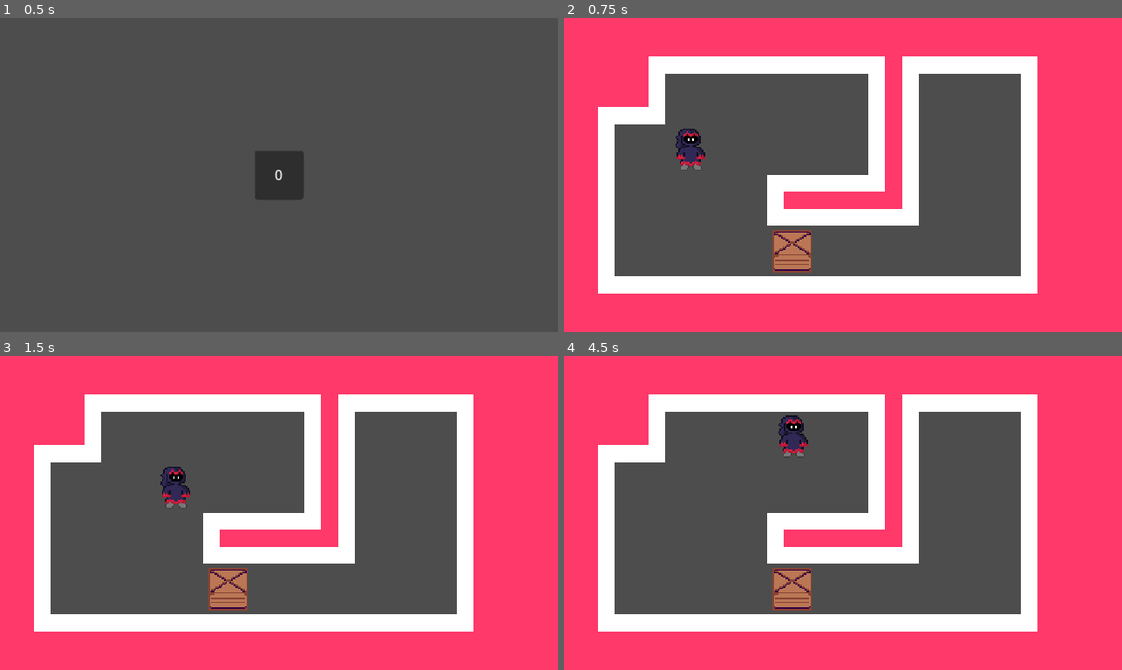
Above: before the commit, frames 1-4 (two rows, left to right).
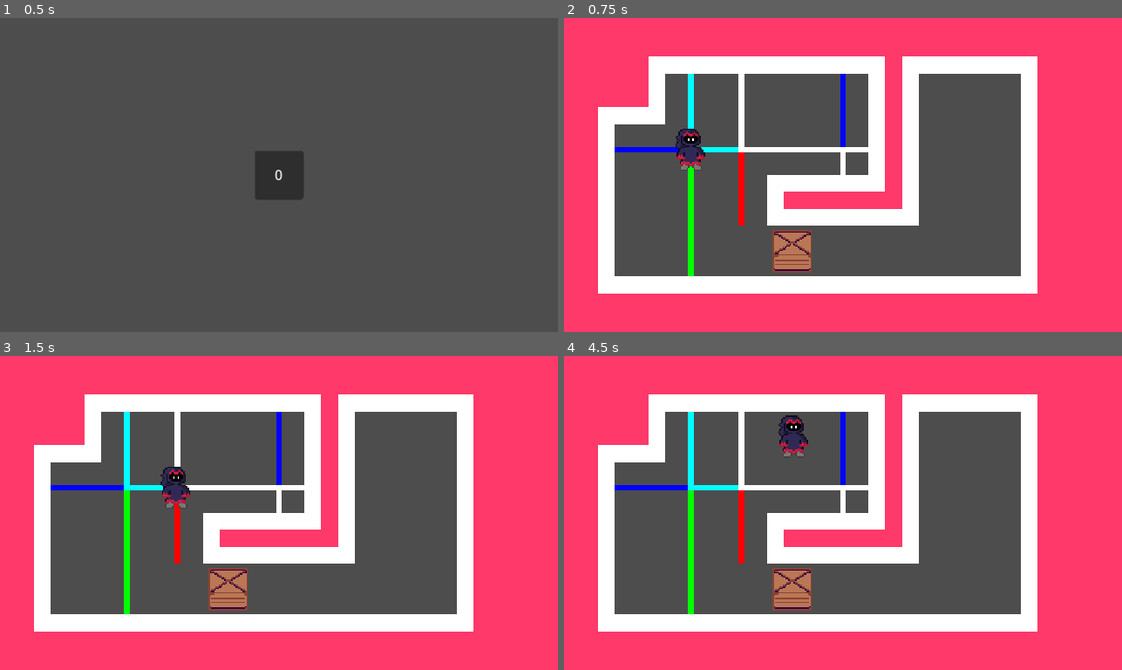
Above: after the commit, the same moments.

Repository: danielday-dev/PirateJam15
Game: Godot game, scene res://Scenes/LevelSelect.tscn
Two runs of this game, one before a commit and one after it. Both use one fixed random seed, a clock stepped at 60 frames per second and the inputs below.
Inputs:
- Up to frame 1 (0.5 s): no input
- Up to frame 2 (0.75 s): click "0" at 0.5 s
- Up to frame 3 (1.5 s): tap Enter at 1.25 s; hold D (player_movement_right) from 1.28 s (still down)
- Up to frame 4 (4.5 s): release D (player_movement_right) at 2.03 s; hold S (player_movement_down) 2.03-2.78 s; tap Space at 2.75, 4.25 s; hold D (player_movement_right) 2.78-3.53 s; tap Enter at 3.5 s; hold W (player_movement_up) 3.53-4.28 s; hold A (player_movement_left) from 4.28 s (still down)

Frame 1 is identical in both runs. In frame 2, 2.1% of the frame differs, in the area x 9-55%, y 17-83%; in frame 3, 2.0%; in frame 4, 2.2%.

Commit message:
Simple example lighting added.

Diff:
--- a/Assets/Levels/LevelBase.tscn
+++ b/Assets/Levels/LevelBase.tscn
@@ -1,9 +1,10 @@
-[gd_scene load_steps=6 format=3 uid="uid://ceox7v6p25unb"]
+[gd_scene load_steps=7 format=3 uid="uid://ceox7v6p25unb"]
 
 [ext_resource type="TileSet" uid="uid://c1tgrgs3ys4wn" path="res://Assets/Levels/Tilesets/Walls.tres" id="1_7reon"]
 [ext_resource type="Script" path="res://Assets/Levels/Level.gd" id="1_rok26"]
 [ext_resource type="TileSet" uid="uid://bk1b8h00etn7q" path="res://Assets/Levels/Tilesets/Entities.tres" id="2_6agm3"]
 [ext_resource type="Script" path="res://Assets/Levels/ObjectProcess.gd" id="2_na5lr"]
+[ext_resource type="Script" path="res://Assets/Levels/Lighting.gd" id="5_d8cb2"]
 
 [sub_resource type="Curve" id="Curve_214x6"]
 _data = [Vector2(0, 0), 0.0, 0.0, 0, 0, Vector2(0.554585, 0.241758), 0.0, 0.0, 0, 0, Vector2(1, 1), 5.17277, 0.0, 0, 0]
@@ -18,6 +19,9 @@
 script = ExtResource("2_na5lr")
 animationLerp = SubResource("Curve_214x6")
 
+[node name="Lighting" type="Node2D" parent="Objects"]
+script = ExtResource("5_d8cb2")
+
 [node name="Animation" type="TileMap" parent="Objects"]
 tile_set = ExtResource("2_6agm3")
 format = 2
--- /dev/null
+++ b/Assets/Levels/Lighting.gd
@@ -0,0 +1,198 @@
+extends Node2D
+class_name Lighting;
+
+const tileScale : float = 36.0;
+
+enum Direction {
+	Direction_Up,
+	Direction_Right,
+	Direction_Down,
+	Direction_Left,
+};
+func flipDirection(direction : Direction) -> Direction:
+	return (direction + 2) % 4;
+
+class Emitter:
+	var position : Vector2i;
+	var color : int;
+	var direction : Direction;
+	func _init(_position : Vector2i, _color : int, _direction : Direction):
+		position = _position;
+		color = _color;
+		direction = _direction;
+var emitters : Array[Emitter] = [];
+
+func checkIfWall(pos : Vector2i) -> bool:
+	return get_parent().checkIfWall(pos);
+
+enum LightingValue {
+	Red = 1 << 0,
+	Green = 1 << 1,
+	Blue = 1 << 2,
+};
+func getLightingColor(lighting : int) -> Color:
+	var color : Color = Color.BLACK;
+	if (lighting & LightingValue.Red): color.r = 1.0;
+	if (lighting & LightingValue.Green): color.g = 1.0;
+	if (lighting & LightingValue.Blue): color.b = 1.0;
+	return color;
+
+class LightingInformation:
+	var isInput : bool;
+	var color : int;
+	var direction : Direction;
+	func _init(_direction : Direction):
+		isInput = false;
+		color = 0;
+		direction = _direction;
+
+var lightingData : Dictionary = {};
+func updateLighting():
+	lightingData.clear();
+
+	for emitter in emitters:
+		var pos : Vector2i = emitter.position;
+
+		var color : int = emitter.color;
+		var maxLength : int = 100;
+		while (maxLength > 0):
+			maxLength -= 1;
+
+			match (emitter.direction):
+				Direction.Direction_Up: pos.y -= 1;
+				Direction.Direction_Right: pos.x += 1;
+				Direction.Direction_Down: pos.y += 1;
+				Direction.Direction_Left: pos.x -= 1;
+
+			if (checkIfWall(pos)):
+				break;
+
+
+
+			var lightingDataPos : Array = [
+				LightingInformation.new(Direction.Direction_Up),
+				LightingInformation.new(Direction.Direction_Right),
+				LightingInformation.new(Direction.Direction_Down),
+				LightingInformation.new(Direction.Direction_Left),
+			] if !lightingData.has(pos) else lightingData[pos];
+
+			lightingDataPos[emitter.direction].color |= color;
+			lightingDataPos[flipDirection(emitter.direction)].color |= color;
+			lightingDataPos[flipDirection(emitter.direction)].isInput = true;
+
+			if (lightingData.has(pos)):
+				color = propagateLighting(pos, 0, flipDirection(emitter.direction));
+			else:
+				lightingData[pos] = lightingDataPos;
+
+	_draw();
+
+func propagateLighting(pos : Vector2i, color : int, fromDirection : Direction) -> int:
+	if (!lightingData.has(pos)):
+		return 0;
+	var lightingDataPos : Array = lightingData[pos];
+
+	if (color == 0):
+		var totalColor : int = 0;
+		for lightingInfo : LightingInformation in lightingDataPos:
+			if (lightingInfo.isInput):
+				totalColor |= lightingInfo.color;
+		color = totalColor;
+	if (color == 0): return 0;
+
+
+	var totalColor : int = 0;
+	var propogateDirections : Array[Direction] = [];
+	for lightingInfo : LightingInformation in lightingDataPos:
+		if (!lightingInfo.isInput): continue;
+		totalColor |= lightingInfo.color;
+
+		propogateDirections.push_back(flipDirection(lightingInfo.direction));
+
+	if (totalColor != color):
+		lightingDataPos[fromDirection].color = color;
+		totalColor |= color;
+
+	# Propogate I guess.
+	for direction : Direction in propogateDirections:
+		var lightingInfo : LightingInformation = lightingDataPos[direction];
+		if (lightingInfo.isInput || lightingInfo.color == totalColor): continue;
+
+
+		lightingInfo.color = totalColor;
+		match (lightingInfo.direction):
+			Direction.Direction_Up: propagateLighting(pos + Vector2i(0, -1), totalColor, Direction.Direction_Down);
+			Direction.Direction_Right: propagateLighting(pos + Vector2i(1, 0), totalColor, Direction.Direction_Left);
+			Direction.Direction_Down: propagateLighting(pos + Vector2i(0, 1), totalColor, Direction.Direction_Up);
+			Direction.Direction_Left: propagateLighting(pos + Vector2i(-1, 0), totalColor, Direction.Direction_Right);
+	return totalColor;
+
+func _ready():
+	emitters.push_back(Emitter.new(Vector2i(-2, 1), LightingValue.Red, Direction.Direction_Up))
+	emitters.push_back(Emitter.new(Vector2i(-5, -1), LightingValue.Blue, Direction.Direction_Right))
+	emitters.push_back(Emitter.new(Vector2i(-3, 2), LightingValue.Green, Direction.Direction_Up))
+	emitters.push_back(Emitter.new(Vector2i(0, -3), LightingValue.Blue, Direction.Direction_Down))
+	updateLighting();
+
+func addEmitter(emitter : Emitter) -> bool:
+	for e : Emitter in emitters:
+		if (e.position == emitter.position):
+			return false;
+
+	emitters.push_back(emitter);
+	return true;
+
+func removeEmitter(emitterPos : Vector2i):
+	for i : int in range(len(emitters)):
+		if (emitters[i].position == emitterPos):
+			emitters.remove_at(i);
+			break;
+
+func moveEmitter(emitterPos : Vector2i, newPos : Vector2i):
+	var emitter : Emitter = null;
+	for e : Emitter in emitters:
+		if (e.position == emitterPos):
+			emitter = e;
+			break;
+
+	if (addEmitter(Emitter.new(newPos, emitter.color, emitter.direction))):
+		removeEmitter(emitterPos);
+
+func _draw():
+	const lightingWidth = 4;
+
+	draw_rect(Rect2(0, 0, tileScale, tileScale), Color.ORANGE);
+
+	for pos in lightingData:
+		var midPoint : Vector2 = Vector2(pos) + Vector2(0.5, 0.5);
+		var midLighting : int = 0;
+		for lightingInfo : LightingInformation in lightingData[pos]:
+			if (!lightingInfo.color): continue;
+
+			var sidePos : Vector2 = Vector2(pos);
+			match (lightingInfo.direction):
+				Direction.Direction_Up:
+					sidePos.x += 0.5;
+				Direction.Direction_Right:
+					sidePos.x += 1.0;
+					sidePos.y += 0.5;
+				Direction.Direction_Down:
+					sidePos.x += 0.5;
+					sidePos.y += 1.0;
+				Direction.Direction_Left:
+					sidePos.y += 0.5;
+
+			if (lightingInfo.isInput):
+				midLighting |= lightingInfo.color;
+
+			draw_line(
+				sidePos * tileScale,
+				midPoint * tileScale,
+				getLightingColor(lightingInfo.color), lightingWidth, false
+			);
+
+		draw_line(
+			(midPoint * tileScale) + Vector2(0, lightingWidth / 2),
+			(midPoint * tileScale) + Vector2(0, -lightingWidth / 2),
+			getLightingColor(midLighting), lightingWidth, false
+		);
--- a/Scenes/Levels/0.tscn
+++ b/Scenes/Levels/0.tscn
@@ -4,8 +4,8 @@
 
 [node name="Level" instance=ExtResource("1_u0bum")]
 
-[node name="Entities" parent="Objects" index="1"]
+[node name="Entities" parent="Objects" index="2"]
 layer_0/tile_data = PackedInt32Array(-3, 0, 0, 131071, 65536, 0)
 
-[node name="Walls" parent="Objects" index="2"]
+[node name="Walls" parent="Objects" index="3"]
 layer_0/tile_data = PackedInt32Array(196603, 393216, 1, 196604, 655360, 0, 196605, 655360, 0, 196606, 655360, 0, 196607 …(1379 unchanged characters)…
